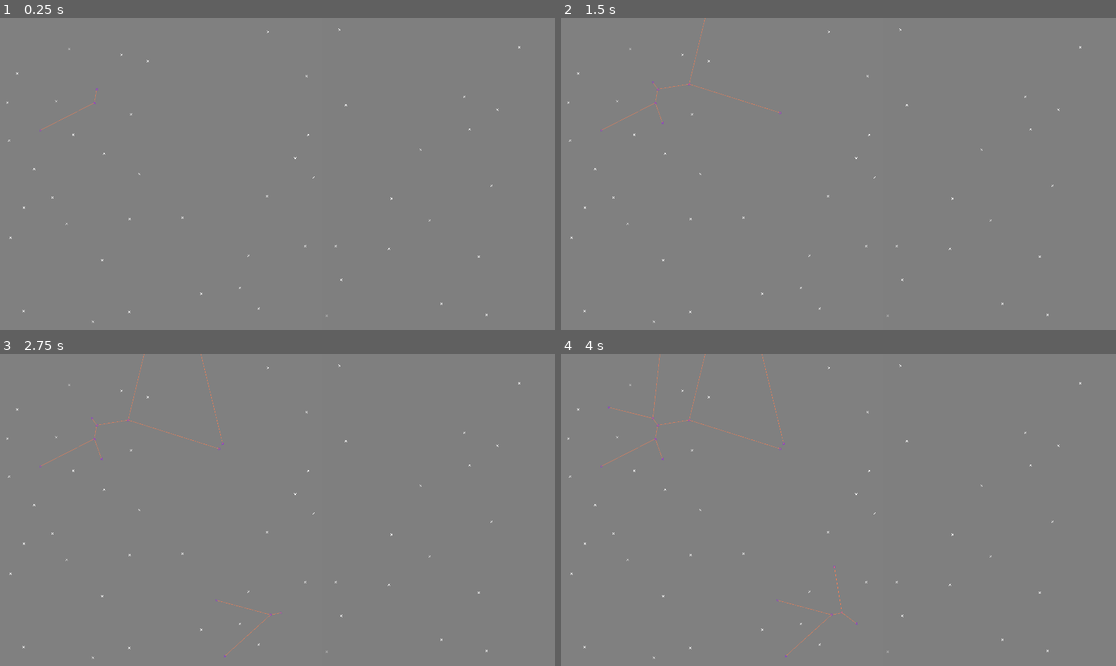
Above: before the commit, frames 1-4 (two rows, left to right).
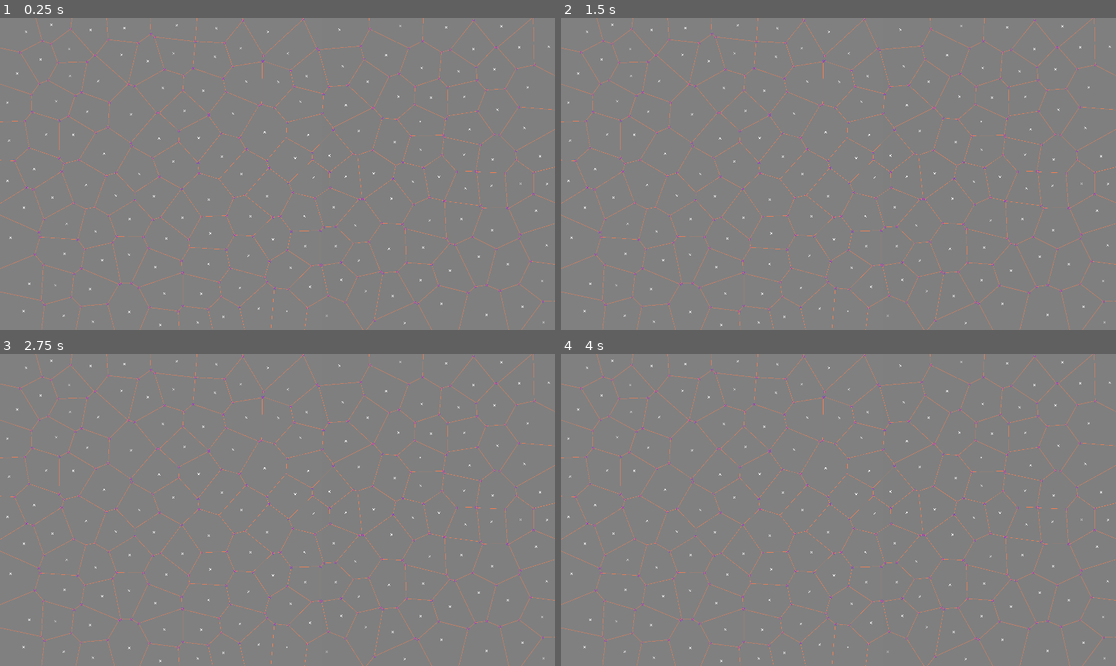
Above: after the commit, the same moments.

Repository: maciulex/Vornoy-diagram-in-godot
Game: Godot game, scene res://main_game.tscn
Two runs of this game, one before a commit and one after it. Both use one fixed random seed, a clock stepped at 60 frames per second and the inputs below.
Inputs:
- Up to frame 1 (0.25 s): no input
- Up to frame 2 (1.5 s): tap Enter at 0.5 s; tap Space at 1.25 s
- Up to frame 3 (2.75 s): tap Enter at 2 s
- Up to frame 4 (4 s): tap Space at 2.75 s; tap Enter at 3.5 s

The runs differ from the first frame. In frame 1, 3.1% of the frame differs, in the area x 0-100%, y 0-100%; in frame 2, 3.1%; in frame 3, 3.1%; in frame 4, 3.2%.

Commit message:
polygons can be determinated
but it is very unoptimized
for now;
20 points
  16ms vornoy calculation
  121ms polygons creation
150 points
    415ms vornoy calculation
    19209 ms polygons creation

Diff:
--- a/main_game.gd
+++ b/main_game.gd
@@ -1,17 +1,24 @@
 extends Node2D
 
 
-var AMOUNT_OF_POINTS : int = 50;
+@export var AMOUNT_OF_POINTS : int = 150;
+@export var dealay : float = 0.0;
+@export var timeToReset : float = 20;
 var BOARD_SIZE : Vector2;
 var MARGIN_FOR_POINTS = 20;
 var POINTS_MINIMUM_DISTANCE = 90;
 
 var points  : Array;
 var lines   : Array;
-var centers : Array;
+var polyLines : Array;
+var polyLinesCenters : Array;
 var triangles : Array;
 enum CirclePosition {INSIDE, ON_EDGE, OUTSIDE}
 var pointNode = preload("res://point.tscn");
+
+var polygons = [];
+var SimplePolygon = preload("res://polygon.tscn");
+
 
 func getRandomPoints():
 	#points = [Vector2(1595, 999), Vector2(1498, 142), Vector2(178, 77), Vector2(559, 904),Vector2(1879, 882), Vector2(1619, 330), Vector2(1448, 596)];
@@ -21,6 +28,7 @@
 	#	drawCross(points[i])
 	for i in range(AMOUNT_OF_POINTS):
 		drawCross(points[i])
+
 func generateRandomPoint(margin = true) -> Vector2:
 	var point;
 	while (true):
@@ -31,10 +39,47 @@
 			break;
 	return point
 
-class Polygon:
-	var points : Array = [];
-	var lines  : Array = [];
-	var centerPoint : int;
+
+
+
+
+
+
+
+func checkForMargines(point) -> bool:
+	for p in points:
+		if p.distance_to(point) < POINTS_MINIMUM_DISTANCE:
+			return false;
+	return true;
+
+
+
+
+
+func getDst(point1, point2):
+	return (
+		(point2.x-point1.x)*(point2.x-point1.x) +
+		(point2.y-point1.y)*(point2.y-point1.y)
+	)
+
+func getPointDeg(point, point2, deg):
+	var angle = deg_to_rad(deg);
+	var cosd = cos(angle);
+	var sind = sin(angle);
+
+	var x1 = point.x - point2.x;
+	var y1 = point.y - point2.y;
+
+	return Vector2(
+		(cosd * x1) - (sind * y1) + point2.x,
+		(sind * x1) + (cosd * y1) + point2.y
+	)
+
+func drawLine(point1, point2, color : Color = Color(255,255,255)):
+	var line = $Line2D.duplicate();
+	line.points = PackedVector2Array([point1, point2])
+	line.default_color = color;
+	$Lines.add_child(line);
 
 func drawCircle(s, r):
 	var circle_inst = $Circle.duplicate();
@@ -47,62 +92,6 @@
 	insta_pointNode.get_node("Line2D").default_color = color;
 	insta_pointNode.get_node("Line2D2").default_color = color;
 	$Points.add_child(insta_pointNode);
-
-
-
-
-func checkForMargines(point) -> bool:
-	for p in points:
-		if p.distance_to(point) < POINTS_MINIMUM_DISTANCE:
-			return false;
-	return true;
-
-
-
-
-
-func getDst(point1, point2):
-	return (
-		(point2.x-point1.x)*(point2.x-point1.x) +
-		(point2.y-point1.y)*(point2.y-point1.y)
-	)
-
-func getClosestPointIndex(Point, exceptions) -> Array:
-	var lowestDist	    = -1;
-	var lowestDistIndex = -1;
-	for i in range(AMOUNT_OF_POINTS):
-		if (i == Point || exceptions.find(i) != -1):
-			continue;
-
-		var distance = getDst(points[Point],points[i])
-
-		if (lowestDist == -1):
-			lowestDist = distance;
-			lowestDistIndex = i;
-			continue;
-		if (distance < lowestDist):
-			lowestDist = distance;
-			lowestDistIndex = i;
-	return [lowestDistIndex, lowestDist];
-
-func getPointDeg(point, point2, deg):
-	var angle = deg_to_rad(deg);
-	var cosd = cos(angle);
-	var sind = sin(angle);
-
-	var x1 = point.x - point2.x;
-	var y1 = point.y - point2.y;
-
-	return Vector2(
-		(cosd * x1) - (sind * y1) + point2.x,
-		(sind * x1) + (cosd * y1) + point2.y
-	)
-
-func drawLine(point1, point2, color : Color = Color(255,255,255)):
-	var line = $Line2D.duplicate();
-	line.points = PackedVector2Array([point1, point2])
-	line.default_color = color;
-	$Lines.add_child(line);
 
 func isOnEdgeOfCircle(point : Vector2, S : Vector2, r) -> CirclePosition:
 	#(point.x*point.x) + (point.y*point.y) - 2*(S.x*point.x)-2*(S.y*point.y)
@@ -124,16 +113,16 @@
 	var A = 4000;
 	var margin = 40
 	var a = Vector2(
-		(1080/2)-A/2-margin,
+		(BOARD_SIZE.y/2)-A/2-margin,
 		0-margin
 	)
 	var b = Vector2(
-		(1080/2)+A/2+margin,
+		(BOARD_SIZE.y/2)+A/2+margin,
 		0-margin
 	)
 	var c = Vector2(
 		A/2,
-		2500+margin
+		H+margin
 	)
 	return[a,b,c];
 
@@ -209,6 +198,8 @@
 		return true;
 	return false;
 
+
+
 func fundTriantgleIndex(triangle):
 	var counter = 0;
 	for tri in triangles:
@@ -274,14 +265,15 @@
 			#drawLine(newTriangle[1], newTriangle[2], Color("CORAL"));
 			#drawLine(newTriangle[0], newTriangle[2], Color("CORAL"));
 		#await get_tree().create_timer(2).timeout
-	var oryginalSuper =  getBigTriangle();
+	#var oryginalSuper =  getBigTriangle();
 	#removeWithSuper(oryginalSuper);
 
+	return;
 	for tri in triangles:
-		#drawLine(tri[0], tri[1]);
-		#drawLine(tri[1], tri[2]);
-		#drawLine(tri[2], tri[0]);
-		pass;
+		drawLine(tri[0], tri[1]);
+		drawLine(tri[1], tri[2]);
+		drawLine(tri[2], tri[0]);
+	#	pass;
 
 func removeWithSuper(oryginalSuper):
 	var Clean = false;
@@ -298,14 +290,14 @@
 
 
 func VernoiDiagram():
-	var centers = []
 	triangulation()
+
 	#for triangle in triangles:
 	#	var S = getTriangleCircumcenterCenter(triangle);
-	#	centers.append(S);
-
-	#for center in range(centers.size()-1):
-	#	drawLine(centers[center], centers[center+1], Color("CORAL"))
+	#	polyLines.append(S);
+
+	#for center in range(polyLines.size()-1):
+	#	drawLine(polyLines[center], polyLines[center+1], Color("CORAL"))
 	for triangle in triangles:
 		for t2 in triangles:
 			var a1 = triangle.find(t2[0]) != -1;
@@ -314,19 +306,102 @@
 			if (a1 && a2) || (a2 && a3) || (a1 && a3):
 				var S = getTriangleCircumcenterCenter(triangle);
 				var S2 = getTriangleCircumcenterCenter(t2);
-				drawCross(S, Color("BLUE_VIOLET"))
-				drawCross(S2, Color("BLUE_VIOLET"))
-				centers.append([S,S2]);
-				drawLine(S, S2, Color("CORAL"))
-				await get_tree().create_timer(0.1).timeout
+				if (polyLines.find([S,S2]) == -1 && polyLines.find([S2,S]) == -1):
+					drawCross(S2, Color("BLUE_VIOLET"))
+					drawCross(S, Color("BLUE_VIOLET"))
+					drawLine(S, S2, Color("CORAL"))
+					polyLines.append([S,S2]);
+				#await get_tree().create_timer(dealay).timeout
+	$Timer.start(timeToReset);
+
+func squaredPolar(point,center):
+	return Vector2(
+		atan2(point.y - center.y, point.x - center.x),
+		pow(point.x-center.x,2)+pow(point.y-center.y,2)
+	)
+
+func polyPointsCustomSort(a, b):
+	print(a[0].x - b[0].x || a[0].y - b[0].y, " ", a[0].x - b[0].x," ", a[0].y - b[0].y)
+	return a[0].x - b[0].x || a[0].y - b[0].y
+
+
+func getPolygons():
+	getAllLinesCenters();
+	for centerIndex in range(points.size()):
+		var newPoly = SimplePolygon.instantiate();
+		newPoly.Center = points[centerIndex];
+		for polyLine in range(polyLinesCenters.size()):
+			var testLine = [polyLinesCenters[polyLine], points[centerIndex]];
+			var isColliding = false;
+			for collider in range(polyLinesCenters.size()):
+				if (collider == polyLine):
+					continue;
+				if(intersect(testLine[0], testLine[1], polyLines[collider][0], polyLines[collider][1])):
+					isColliding = true;
+					break;
+			if !isColliding:
+				if (newPoly.polygonPoints.find(polyLines[polyLine][0]) == -1):
+					newPoly.polygonPoints.append(polyLines[polyLine][0]);
+				if (newPoly.polygonPoints.find(polyLines[polyLine][1]) == -1):
+					newPoly.polygonPoints.append(polyLines[polyLine][1]);
+		newPoly.polygonPoints = Geometry2D.convex_hull(newPoly.polygonPoints);
+		polygons.append(newPoly);
+		#newPoly.polygonPoints
+
+
+func ccw(A : Vector2, B : Vector2, C : Vector2):
+	return (C.y-A.y) * (B.x - A.x) > (B.y - A.y) * (C.x - A.x)
+
+func intersect(A : Vector2, B : Vector2, C : Vector2, D : Vector2):
+	return ccw(A,C,D) != ccw(B,C,D) and ccw(A,B,C) != ccw(A,B,D);
+
+func getAllLinesCenters():
+	for line in polyLines:
+		polyLinesCenters.append(getLineCenter(line[0], line[1]));
+
+
+func getLineCenter(A : Vector2, B : Vector2):
+	return Vector2(
+		(A.x+B.x)/2,
+		(A.y+B.y)/2
+	)
+
+
 
 # Called when the node enters the scene tree for the first time.
 func _ready():
+	var time_before = Time.get_ticks_msec()
 	BOARD_SIZE = Vector2(1920,1080);
 
 	getRandomPoints()
+
+
 	VernoiDiagram()
 	#print(points);
+
+
+
+	var total_time = Time.get_ticks_msec() - time_before
+	print("Time taken Vornoy: " + str(total_time))
+
+	return;
+	time_before = Time.get_ticks_msec()
+
+	getPolygons();
+
+	total_time = Time.get_ticks_msec() - time_before
+	print("Time taken polygon determination: " + str(total_time))
+
+
+	for point in range(polygons[5].polygonPoints.size()-1):
+		drawLine(polygons[5].polygonPoints[point], polygons[5].polygonPoints[point+1], Color("RED"));
+
+	return;
+	var A = Vector2(100,100);
+	var B = Vector2(0,100);
+	var C = Vector2(50,500);
+	var D = Vector2(50,100);
+	print(intersect(A,B,C,D))
 
 	return;
 	var point1 = Vector2(500,412);
@@ -345,3 +420,26 @@
 	drawCross(S, Color(255,0,255))
 	drawCircle(S,R)
 	#drawLine(points[0], points[1]);
+
+
+func deleteAllChilds(parent):
+	for n in parent.get_children():
+		parent.remove_child(n)
+		n.queue_free()
+
+func resetAll():
+	BOARD_SIZE = Vector2(1920,1080);
+	points = [];
+	lines = [];
+	polyLines = [];
+	triangles = [];
+	polyLinesCenters = [];
+
+	deleteAllChilds($Circles);
+	deleteAllChilds($Points);
+	deleteAllChilds($Lines);
+
+func _on_timer_timeout():
+	resetAll();
+	getRandomPoints()
+	VernoiDiagram()
--- a/main_game.tscn
+++ b/main_game.tscn
@@ -10,6 +10,7 @@
 
 [node name="main_game" type="Node2D"]
 script = ExtResource("1_q65hg")
+timeToReset = 600.0
 
 [node name="Background" type="Sprite2D" parent="."]
 position = Vector2(1130, 427)
@@ -34,3 +35,9 @@
 script = ExtResource("2_suyc6")
 
 [node name="Circles" type="Node2D" parent="."]
+
+[node name="Timer" type="Timer" parent="."]
+
+[node name="Polygons" type="Node2D" parent="."]
+
+[connection signal="timeout" from="Timer" to="." method="_on_timer_timeout"]
--- /dev/null
+++ b/polygon.gd
@@ -0,0 +1,11 @@
+extends Node2D
+
+
+@export var Center : Vector2;
+@export var polygonNode : Polygon2D;
+
+@export var polygonPoints : PackedVector2Array;
+
+
+func _ready():
+	polygonNode  = $Polygon2D;
--- /dev/null
+++ b/polygon.tscn
@@ -0,0 +1,8 @@
+[gd_scene load_steps=2 format=3 uid="uid://cbemdk4vcrwlb"]
+
+[ext_resource type="Script" path="res://polygon.gd" id="1_wp0ti"]
+
+[node name="polygon" type="Node2D"]
+script = ExtResource("1_wp0ti")
+
+[node name="Polygon2D" type="Polygon2D" parent="."]
Not shown, added: export_presets.cfg
Not shown, added: windows eksport/Voronoi diagram.console.exe
Not shown, added: windows eksport/Voronoi diagram.exe
Not shown, added: windows eksport/Voronoi diagram.pck
